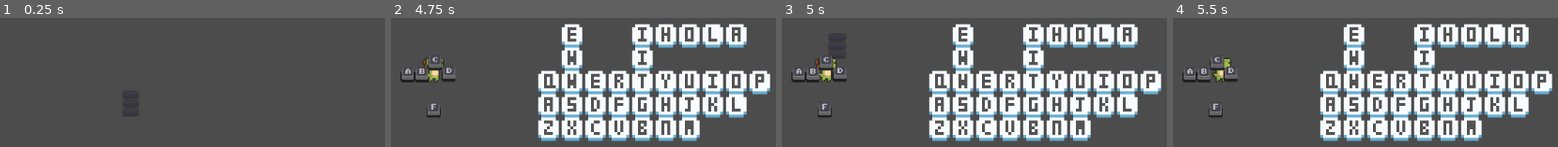
Above: before the commit, frames 1-4 (left to right).
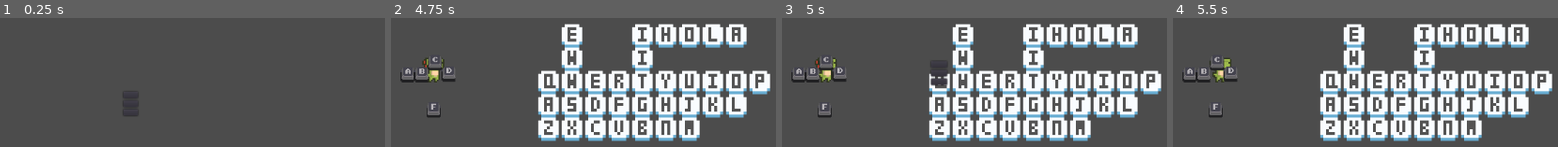
Above: after the commit, the same moments.

Repository: Frocoa/KeyboardSurvival
Game: Godot game, scene res://Scenes/main_menu.tscn
The game is run twice, just before and just after one commit, with the same random seed, the same clock (stepped at 60 frames per second) and the same inputs.
Inputs:
- Up to frame 1 (0.25 s): no input
- Up to frame 2 (4.75 s): click "PLAY" at 0.5 s; tap Enter at 1.25, 2.75, 4.25 s; hold Right (right) 1.28-2.03 s; tap C (C) at 1.35 s; tap D (D) at 1.55, 2.1 s; tap Space at 2, 3.5 s; hold Down (down) 2.03-2.78 s; tap E (E) at 2.3, 2.85 s; hold Right (right) 2.78-3.53 s; tap M (M) at 3.05, 3.6 s; hold Up (up) 3.53-4.28 s; tap P (P) at 3.8, 4.35 s; hold Left (left) from 4.28 s (still down); tap R (R) at 4.55 s
- Up to frame 3 (5 s): keep holding Left (left); tap Escape (menu) at 4.9 s
- Up to frame 4 (5.5 s): release Left (left) at 5 s; click "RESUME" at 5 s

Frames 1-2 are identical in both runs. In frame 3, 0.5% of the frame differs, in the area x 12-44%, y 23-53%; in frame 4, nothing differs.

Commit message:
arreglo menu pausa

Diff:
--- a/Scenes/main.tscn
+++ b/Scenes/main.tscn
@@ -989,17 +989,14 @@
 position = Vector2( -24, 48 )
 current = true
 
+[node name="PauseMenu" parent="Camera2D" instance=ExtResource( 2 )]
+margin_left = -97.0
+margin_top = -171.0
+margin_right = 173.0
+margin_bottom = 75.0
+
 [node name="player" parent="." instance=ExtResource( 6 )]
 position = Vector2( -178, 5 )
-
-[node name="PauseMenu" parent="player" instance=ExtResource( 2 )]
-margin_left = -120.0
-margin_top = -158.0
-margin_right = 150.0
-margin_bottom = 88.0
-__meta__ = {
-"_edit_use_anchors_": true
-}
 
 [node name="Position2D" type="Position2D" parent="."]
 position = Vector2( 20, 21 )
--- a/Scenes/player.tscn
+++ b/Scenes/player.tscn
@@ -1,8 +1,7 @@
-[gd_scene load_steps=5 format=2]
+[gd_scene load_steps=4 format=2]
 
 [ext_resource path="res://Sprites/Dinosaurs/DinoSprites - vita.png" type="Texture" id=1]
 [ext_resource path="res://Scripts/player_script.gd" type="Script" id=2]
-[ext_resource path="res://Scenes/pause_menu.tscn" type="PackedScene" id=3]
 
 [sub_resource type="RectangleShape2D" id=1]
 extents = Vector2( 7.5, 14.5 )
@@ -18,5 +17,3 @@
 [node name="CollisionShape2D" type="CollisionShape2D" parent="."]
 position = Vector2( 0.5, 0.5 )
 shape = SubResource( 1 )
-
-[node name="PauseMenu" parent="." instance=ExtResource( 3 )]
